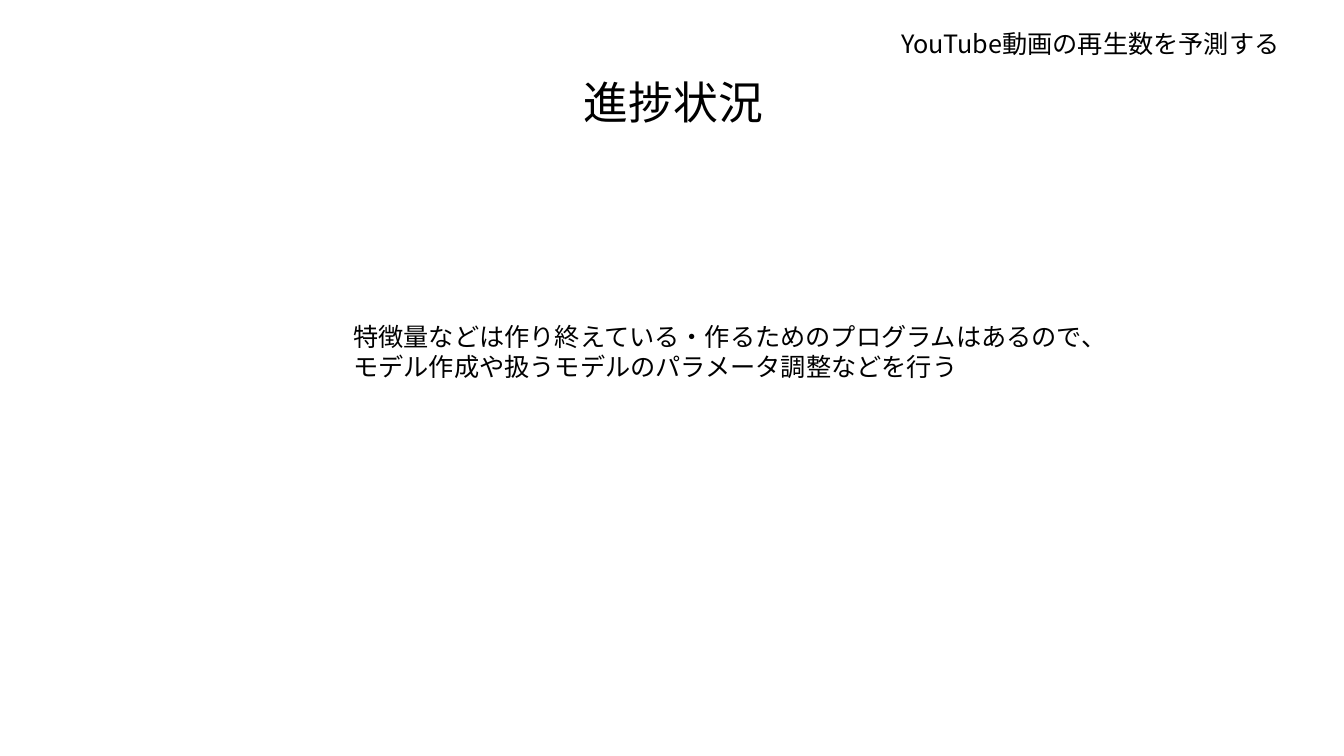
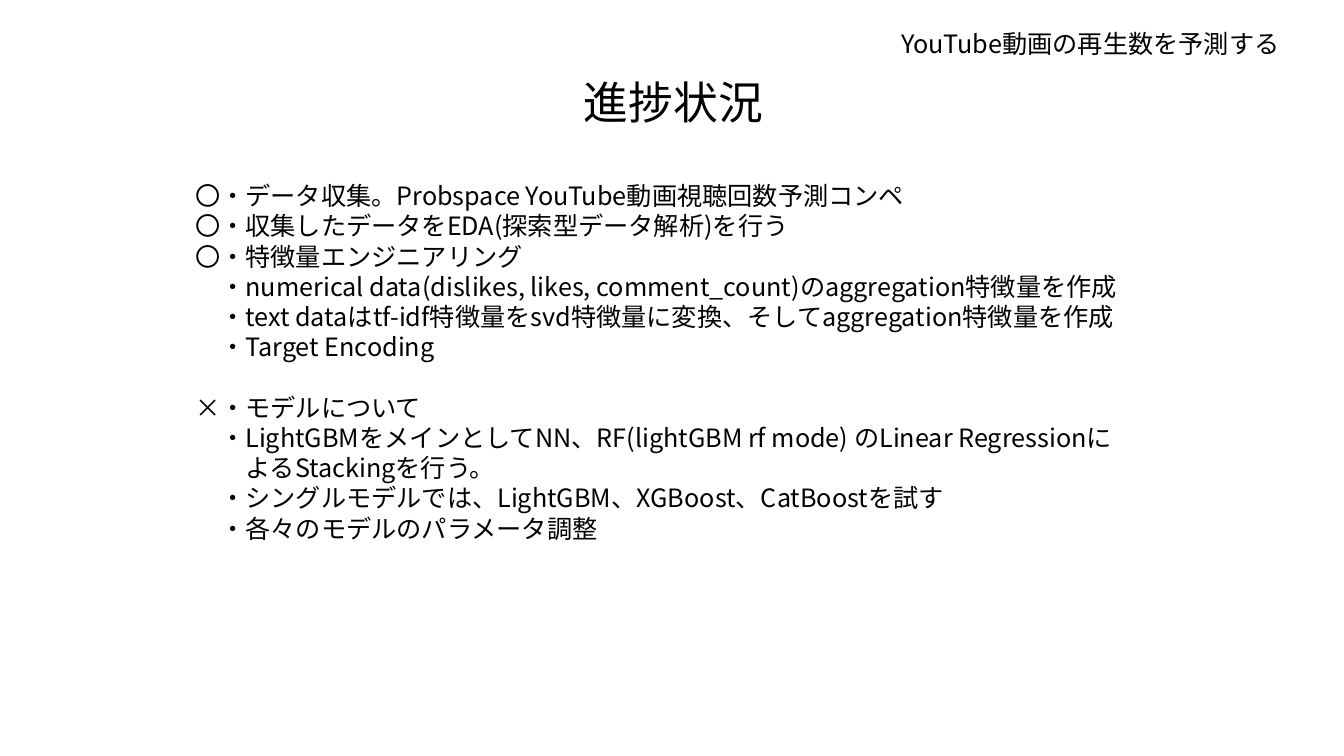
Before and after one commit to tsuru-kazu/research, a slide deck: slide 8 of docs/PD3_interim_report.pptx. Drawn at 1344x756 pixels with LibreOffice and Linux fonts; fonts in the diff are those of the drawing. Boxes give left, top, right and bottom in pixels: in the first picture for what was removed or moved away, otherwise in the second. Text is boxed around its words. In the diff, an @@ line names an element or a change of style, - is before the commit and + after.

```diff
--- a/docs/PD3_interim_report.pptx
+++ b/docs/PD3_interim_report.pptx
@@ text added at (x1=195, y1=183, x2=1117, y2=540), 18 pt, text #000000 @@
+〇・データ収集。Probspace YouTube動画視聴回数予測コンペ
+〇・収集したデータをEDA(探索型データ解析)を行う
+〇・特徴量エンジニアリング
+・numerical data(dislikes, likes, comment_count)のaggregation特徴量を作成
+・text dataはtf-idf特徴量をsvd特徴量に変換、そしてaggregation特徴量を作成
+・Target Encoding
+×・モデルについて
+・LightGBMをメインとしてNN、RF(lightGBM rf mode) のLinear Regressionに
+よるStackingを行う。
+・シングルモデルでは、LightGBM、XGBoost、CatBoostを試す
+・各々のモデルのパラメータ調整
@@ text removed at (x1=353, y1=324, x2=1106, y2=378) @@
-特徴量などは作り終えている・作るためのプログラムはあるので、
-モデル作成や扱うモデルのパラメータ調整などを行う
```
Also in this commit, not shown: 1 other slide changed, 1 slide added, 1 slide removed, 2 other files.
